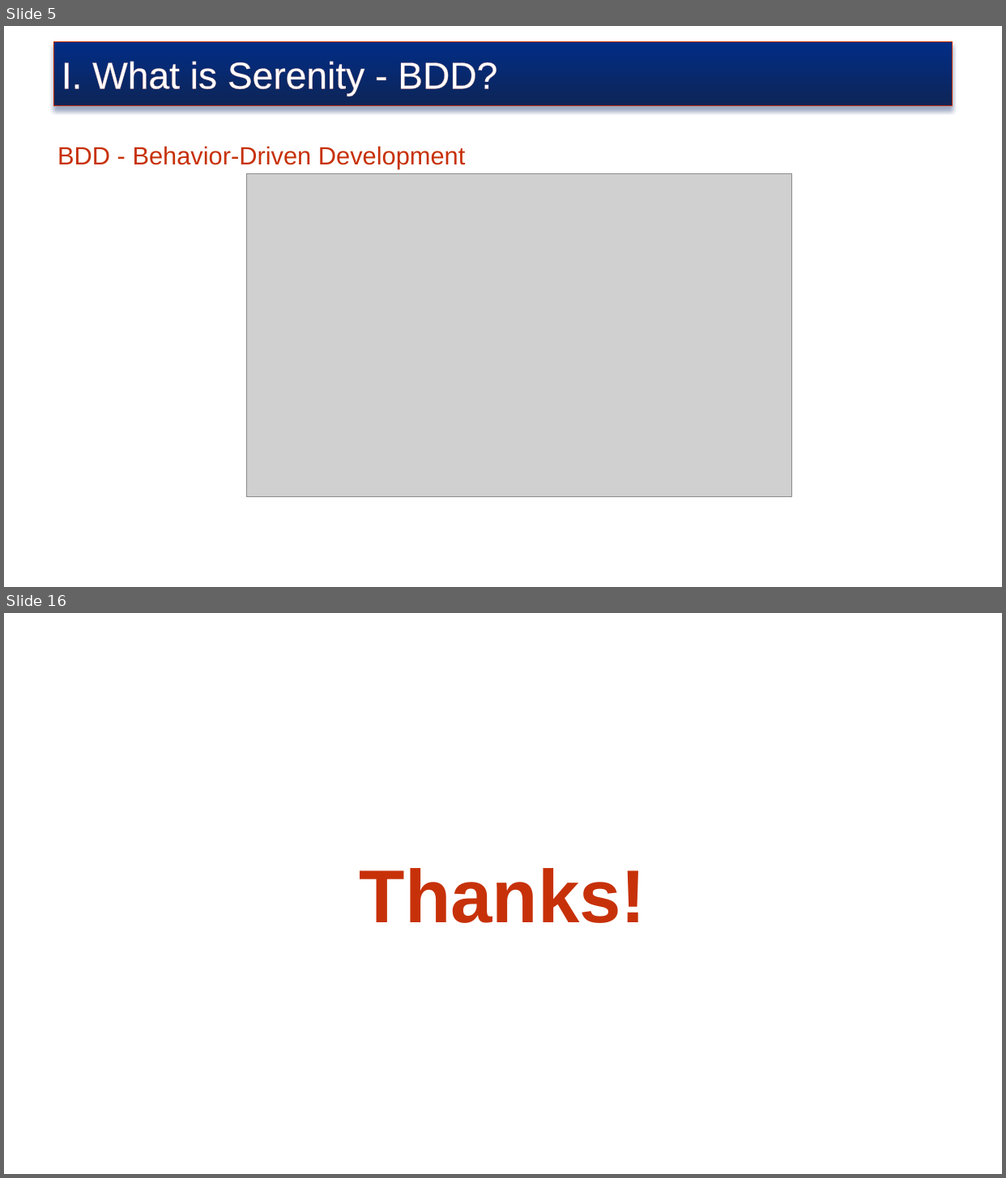
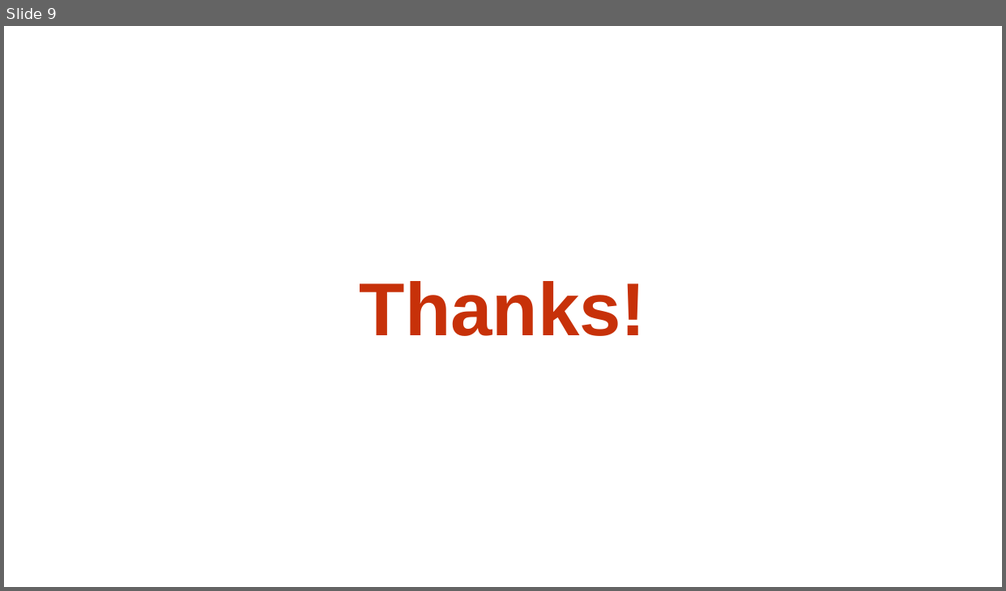
Before and after one commit to truyenkv/sharing, a slide deck: Sharing.pptx. Shown one above the other, each under a label of ours: slides 5 and 16 before the commit, slide 9 after it; the slides between them are not shown. The pictures are 1006x1178 and 1006x591 pixels, drawn with LibreOffice and Linux fonts; fonts in the diff are those of the drawing; grey boxes stand for pictures; background and template pictures are left out. Boxes give left, top, right and bottom in pixels: in the first picture for what was removed or moved away, otherwise in the second. Text is boxed around its words. In the diff, an @@ line names an element or a change of style, - is before the commit and + after.

```diff
--- a/Sharing.pptx
+++ b/Sharing.pptx
@@ slide 5 removed at [4,26,1002,587], background picture (left out) @@
@@ rectangle removed at [54,41,953,106] @@
-I. What is Serenity - BDD?
@@ text removed at [57,146,465,169] @@
-BDD - Behavior-Driven Development
@@ picture removed at [246,173,791,497] @@
@@ what was slide 16 is now slide 9 @@
```
Also in this commit, not shown: 4 slides changed, 4 slides added, 10 other slides removed.
